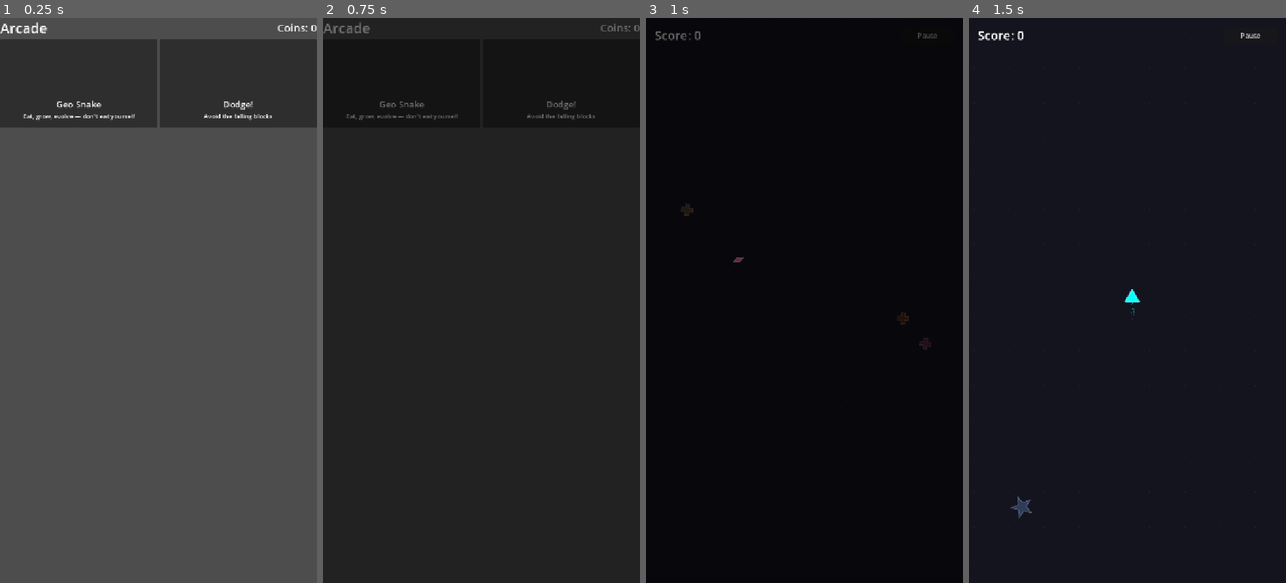
Above: before the commit, frames 1-4 (left to right).
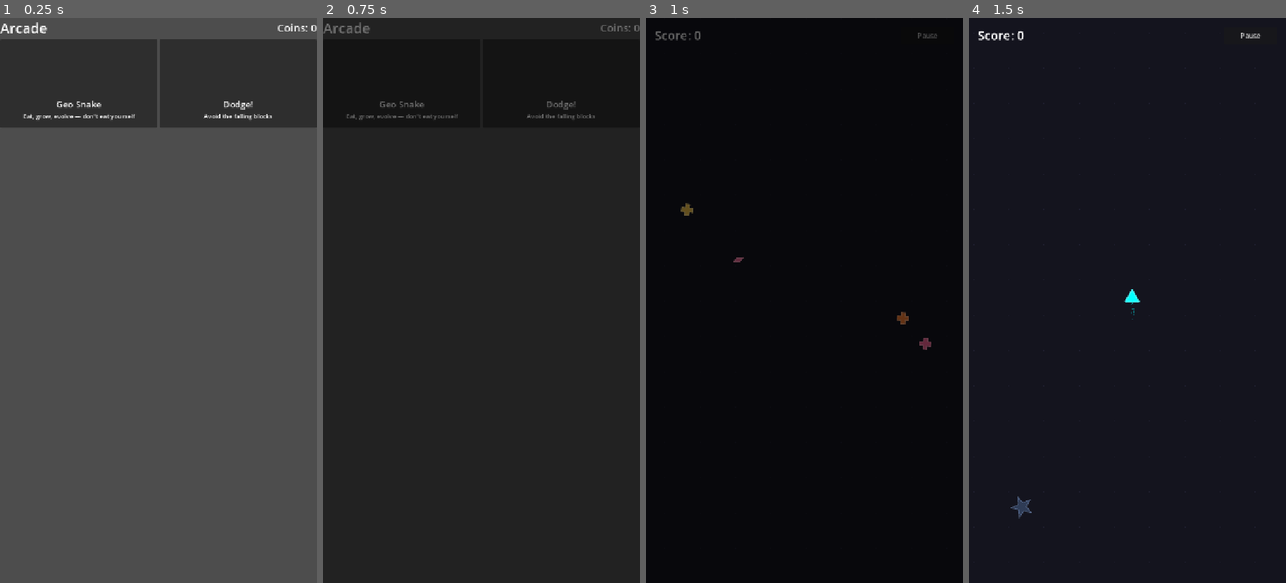
Above: after the commit, the same moments.

Repository: brad-richardson/arcade
Game: Godot game, scene res://hub/hub.tscn
Two runs of this game, one before a commit and one after it. Both use one fixed random seed, a clock stepped at 60 frames per second and the inputs below.
Inputs (mouse positions are in pixels of both pictures, inside the frame that each line leads up to):
- Up to frame 1 (0.25 s): no input
- Up to frame 2 (0.75 s): tap Enter at 0.5 s; drag from (402, 85) to (513, 176) at 0.52 s
- Up to frame 3 (1 s): no input
- Up to frame 4 (1.5 s): drag from (1064, 328) to (1111, 413) at 1.27 s

Frames 1-2 are identical in both runs. In frame 3, 0.2% of the frame differs, in the area x 10-90%, y 32-59%; in frame 4, nothing differs.

Commit message:
fix(snake): joystick blocked by score label, food size gating uses actual bounds
- Set mouse_filter=IGNORE on ScoreLabel so touches pass through to joystick
- Food radius now computed from actual generated shape points instead of
  nominal SIZE_RANGES value, so gating matches visual size

Co-Authored-By: Claude Opus 4.6 (1M context) <noreply@anthropic.com>

Diff:
--- a/games/snake/food.gd
+++ b/games/snake/food.gd
@@ -38,6 +38,11 @@
 	color = FOOD_COLORS[randi() % FOOD_COLORS.size()]
 	_rotation_speed = randf_range(0.5, 1.5) * (1.0 if randf() > 0.5 else -1.0)
 	_points = _generate_shape_points()
+	# Use actual bounding radius from generated points for size gating.
+	var max_dist: float = 0.0
+	for p: Vector2 in _points:
+		max_dist = maxf(max_dist, p.length())
+	radius = max_dist
 
 
 func _process(delta: float) -> void:
--- a/games/snake/game.tscn
+++ b/games/snake/game.tscn
@@ -19,6 +19,7 @@
 offset_top = 20.0
 offset_right = 400.0
 offset_bottom = 60.0
+mouse_filter = 2
 theme_override_font_sizes/font_size = 28
 text = "Score: 0"
 
